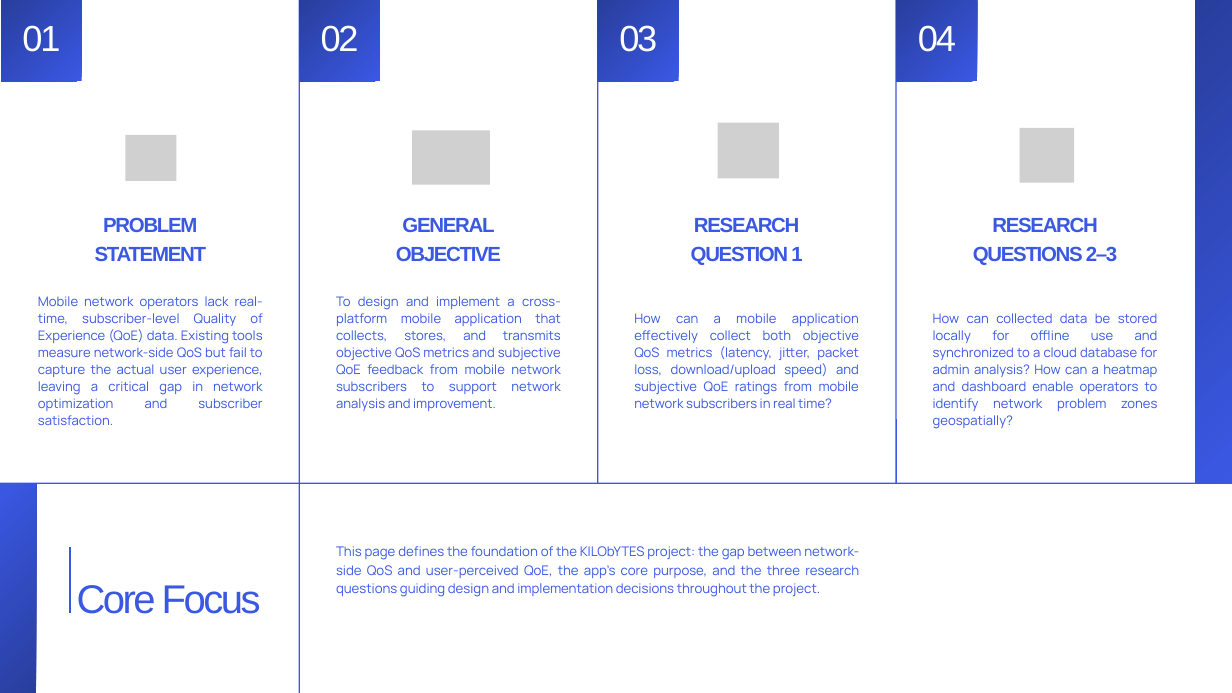
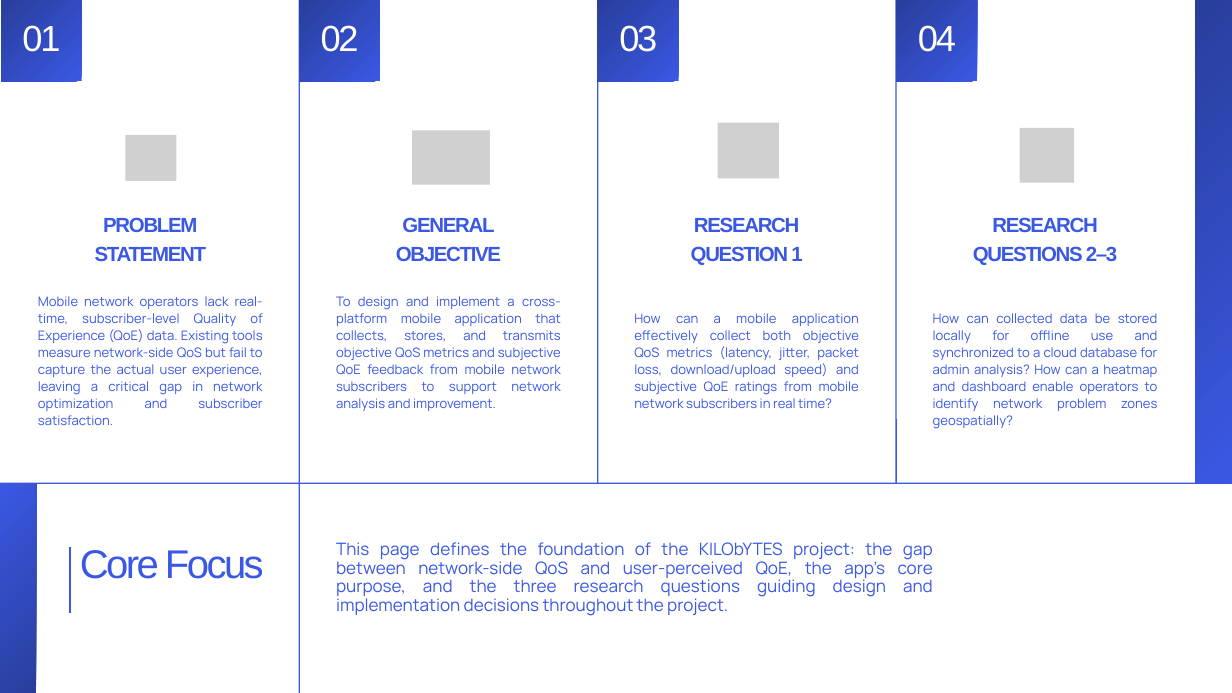
Before and after one commit to BrayanMorningstar237/CEF440_Group5, a slide deck: slide 3 of Final Report Group 5/Final PPT Group 5.pptx (slide 4 before the commit). Drawn at 1232x693 pixels with LibreOffice and Linux fonts; fonts in the diff are those of the drawing; grey boxes stand for pictures. Boxes give left, top, right and bottom in pixels: in the first picture for what was removed or moved away, otherwise in the second. Text is boxed around its words. In the diff, an @@ line names an element or a change of style, - is before the commit and + after.

```diff
--- a/Final Report Group 5/Final PPT Group 5.pptx
+++ b/Final Report Group 5/Final PPT Group 5.pptx
@@ text "Core Focus": place and size @@
-text "Core Focus" at bbox=[77, 585, 261, 614]
+text "Core Focus" at bbox=[80, 550, 264, 579]
@@ text "This page defines the foundation ..." at bbox=[336, 542, 933, 616]: size 15.5 to 20 pt @@
```
Also in this commit, not shown: 7 other slides changed, 1 slide added, 2 slides removed.
